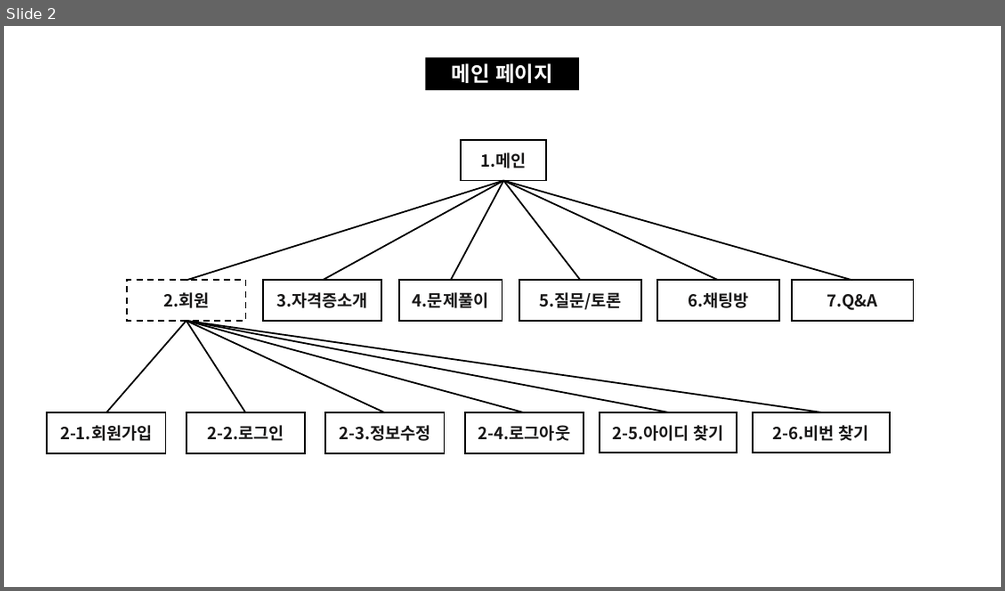
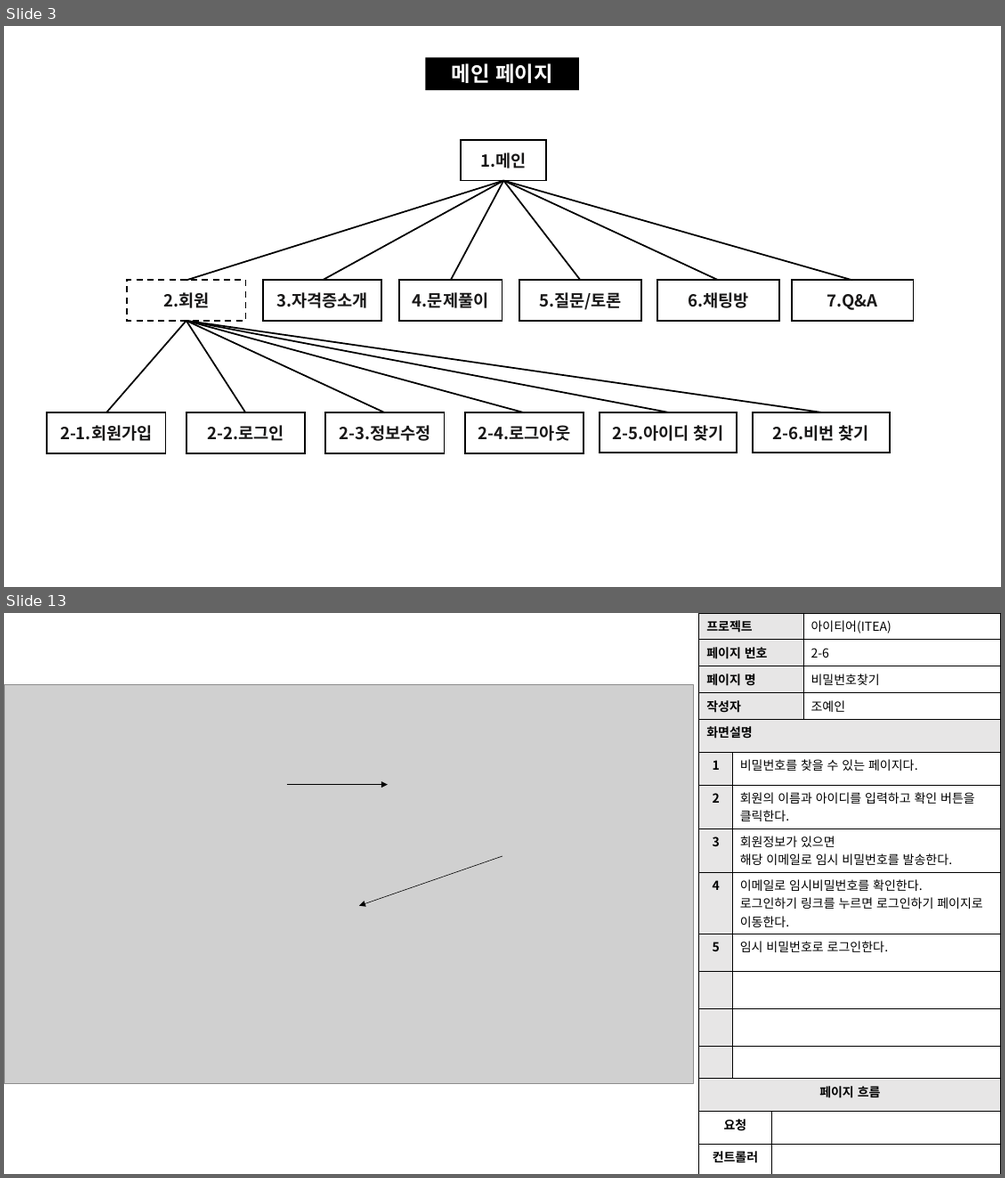
Before and after one commit to skwls2087/itea, a slide deck: 추가자료/스토리보드/스토리보드.pptx. Shown one above the other, each under a label of ours: slide 2 before the commit, slides 3 and 13 after it; the slides between them are not shown. The pictures are 1005x591 and 1005x1178 pixels, drawn with LibreOffice and Linux fonts; fonts in the diff are those of the drawing; grey boxes stand for pictures. Boxes give left, top, right and bottom in pixels: in the first picture for what was removed or moved away, otherwise in the second. Text is boxed around its words. In the diff, an @@ line names an element or a change of style, - is before the commit and + after.

```diff
--- a/추가자료/스토리보드/스토리보드.pptx
+++ b/추가자료/스토리보드/스토리보드.pptx
@@ slide 13 added at (4, 613, 1001, 1174), background #FFFFFF @@
@@ table added at (699, 613, 1001, 719), 4 rows, 2 columns @@
+프로젝트 | 아이티어(ITEA)
+페이지 번호 | 2-6
+페이지 명 | 비밀번호찾기
+작성자 | 조예인
@@ picture added at (4, 685, 694, 1083) @@
@@ table added at (699, 719, 1001, 1174), 13 rows, 3 columns @@
+화면설명 |  | 
+1 | 비밀번호를 찾을 수 있는 페이지다. | 
+2 | 회원의 이름과 아이디를 입력하고 확인 버튼을 클릭한다. | 
+3 | 회원정보가 있으면 / 해당 이메일로 임시 비밀번호를 발송한다. | 
+4 | 이메일로 임시비밀번호를 확인한다. / 로그인하기 링크를 누르면 로그인하기 페이지로 이동한다. | 
+5 | 임시 비밀번호로 로그인한다. | 
+ |  | 
+ |  | 
+ |  | 
+페이지 흐름 |  | 
+요청 |  | 
+컨트롤러 |  | 
+뷰 |  | 
@@ arrow added from (287, 784) to (388, 784), #000000 0.5 pt @@
@@ arrow added from (502, 856) to (359, 906), #000000 0.5 pt @@
@@ what was slide 2 is now slide 3 @@
```
Also in this commit, not shown: 3 slides changed, 15 other slides added, 14 other files.
